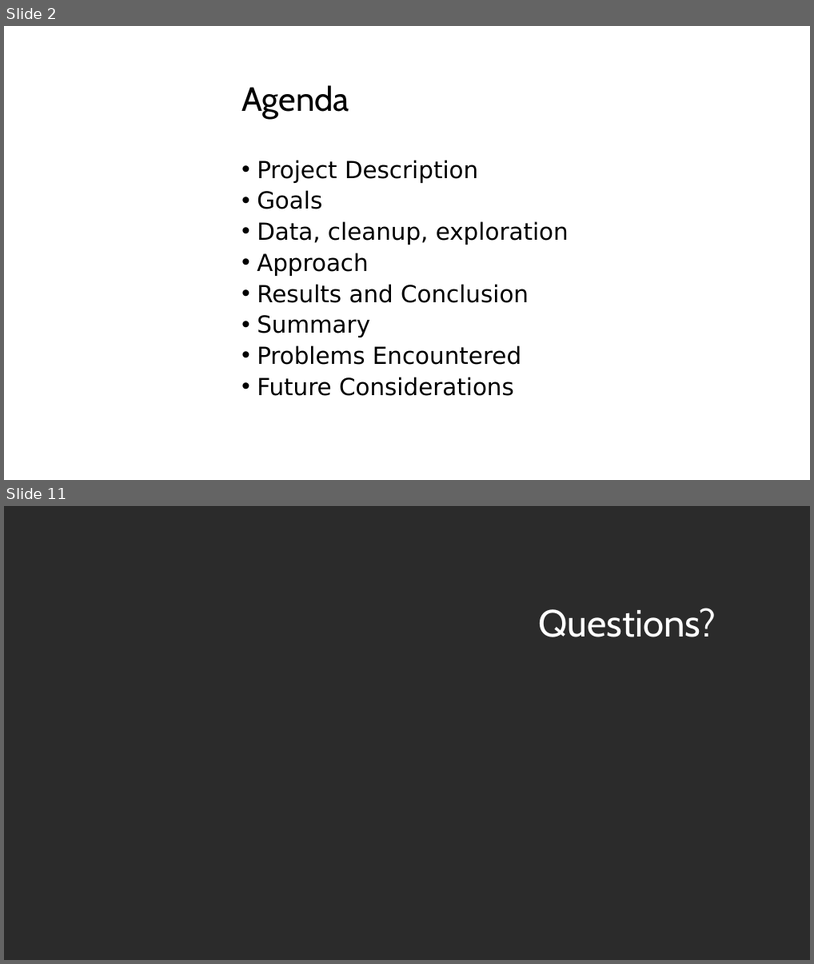
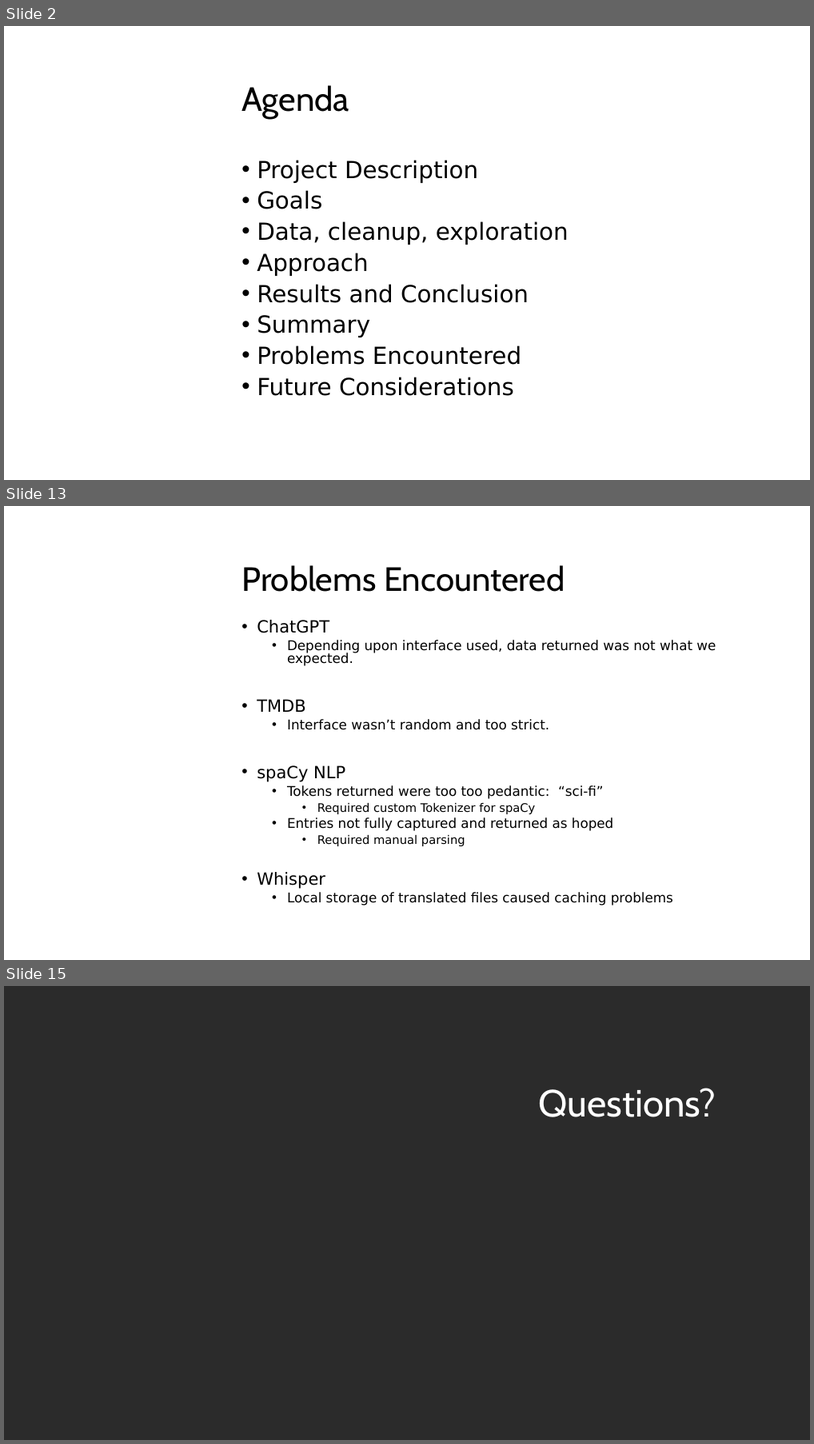
Before and after one commit to brian-campbell/ai-bootcamp-project-3, a slide deck: MovieChatBot.pptx. Shown one above the other, each under a label of ours: slides 2 and 11 before the commit, slides 2, 13 and 15 after it; the slides between them are not shown. The pictures are 814x964 and 814x1444 pixels, drawn with LibreOffice and Linux fonts; fonts in the diff are those of the drawing; background and template pictures are left out; a plain dark background stands for a picture behind light text. Boxes give left, top, right and bottom in pixels: in the first picture for what was removed or moved away, otherwise in the second. Text is boxed around its words. In the diff, an @@ line names an element or a change of style, - is before the commit and + after.

```diff
--- a/MovieChatBot.pptx
+++ b/MovieChatBot.pptx
@@ slide 13 added at (4, 506, 810, 960), background picture (left out) @@
@@ title added at (242, 565, 565, 592), 40 pt, text #000000 @@
+Problems Encountered
@@ text added at (257, 620, 716, 905), 16 pt, text #000000 @@
+• ChatGPT
+  • Depending upon interface used, data returned was not what we expected.
+• TMDB
+  • Interface wasn’t random and too strict.
+• spaCy NLP
+  • Tokens returned were too too pedantic: “sci-fi”
+    • Required custom Tokenizer for spaCy
+  • Entries not fully captured and returned as hoped
+    • Required manual parsing
+• Whisper
+  • Local storage of translated files caused caching problems
@@ what was slide 11 is now slide 15 @@
```
Also in this commit, not shown: 4 slides changed, 7 other slides added, 4 slides removed.
